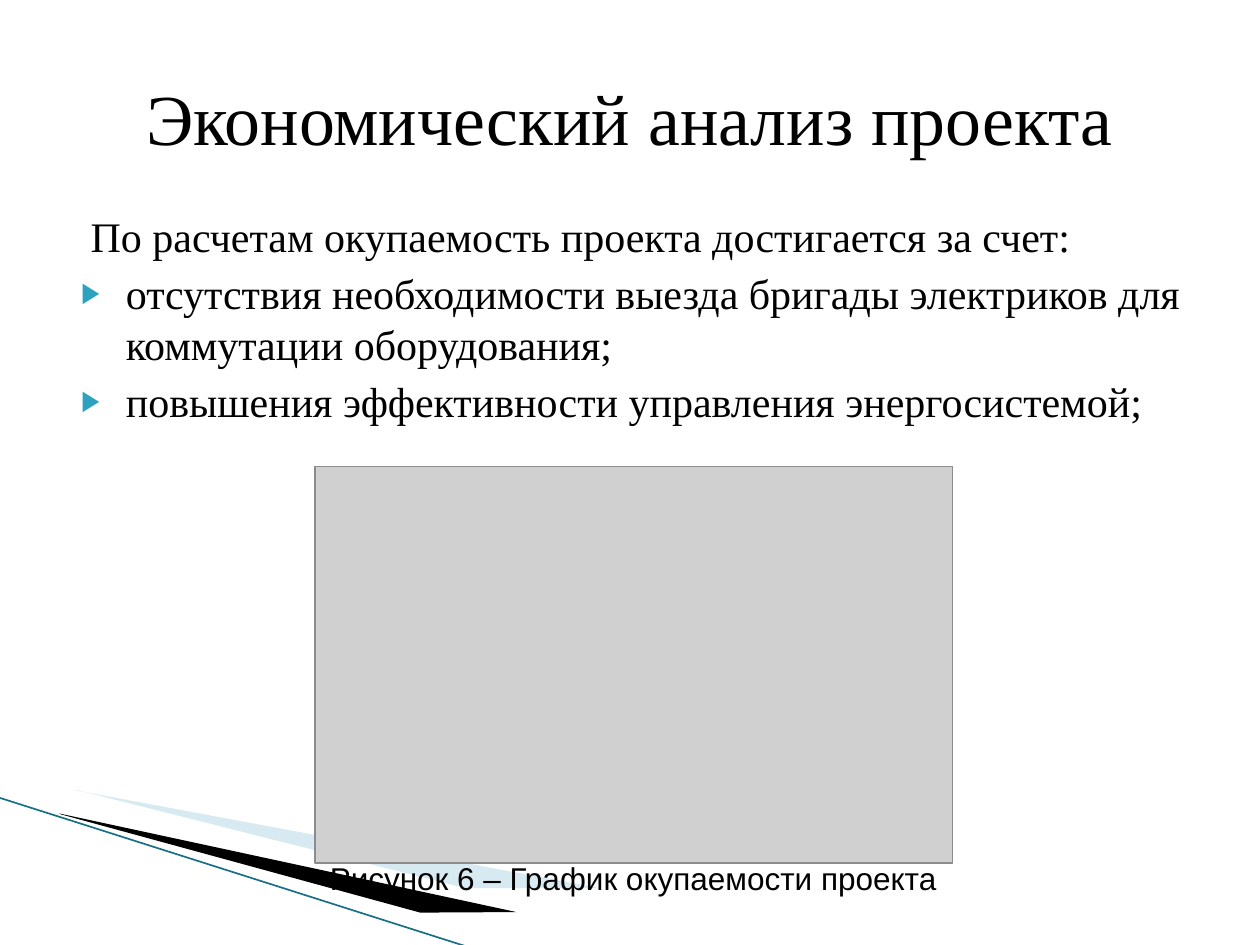
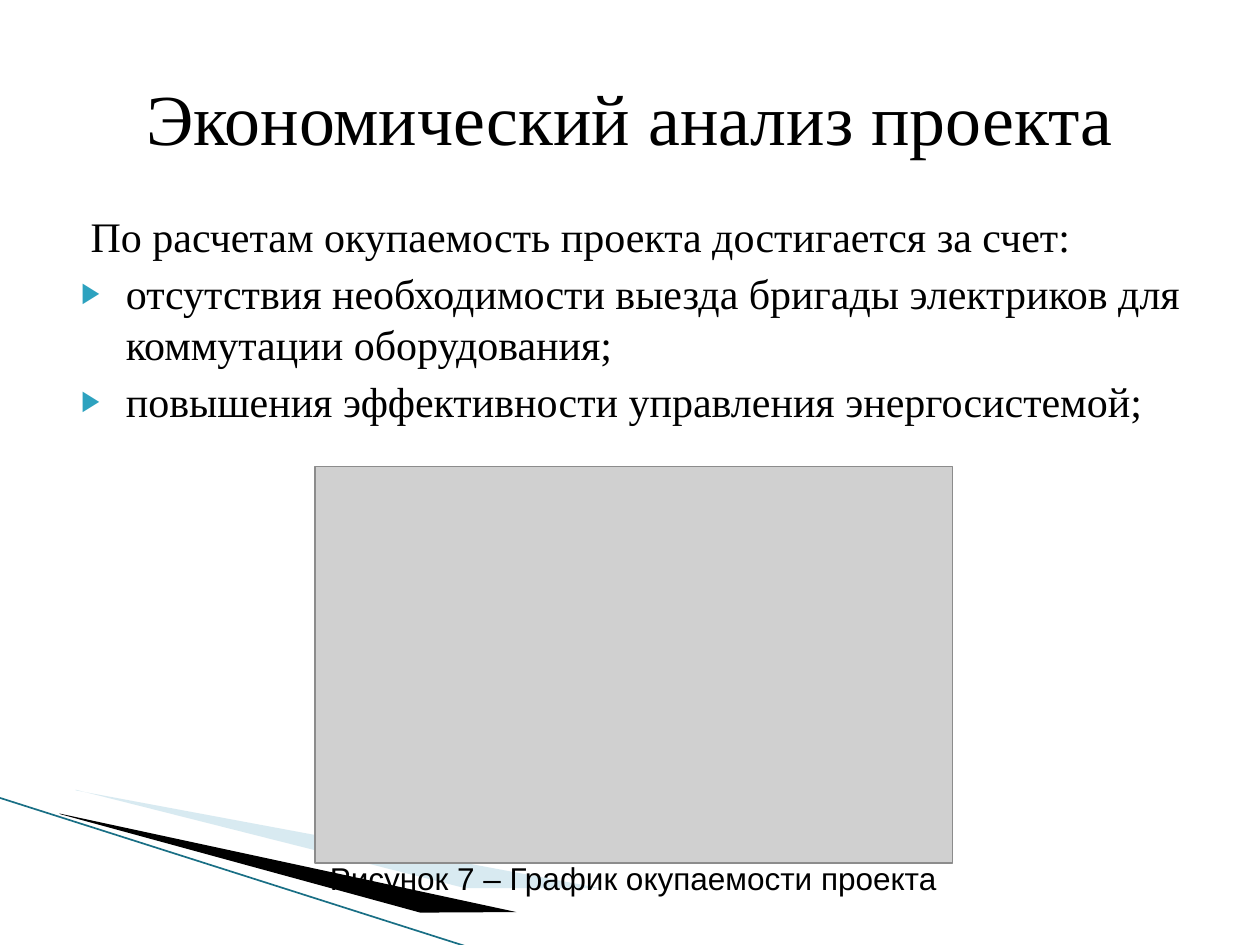
Before and after one commit to jejefferson/diploma, a slide deck: slide 14 of Защита/Презентация_к_защите.odp (slide 13 before the commit). Drawn at 1260x945 pixels with LibreOffice and Linux fonts; fonts in the diff are those of the drawing; grey boxes stand for pictures; background and template pictures are left out. Boxes give left, top, right and bottom in pixels: in the first picture for what was removed or moved away, otherwise in the second. Text is boxed around its words. In the diff, an @@ line names an element or a change of style, - is before the commit and + after.

```diff
--- a/Защита/Презентация_к_защите.odp
+++ b/Защита/Презентация_к_защите.odp
@@ text at [330,865,936,896]: text changed @@
-Рисунок 6 – График окупаемости проекта
+Рисунок 7 – График окупаемости проекта
```
Also in this commit, not shown: 1 other slide changed, 1 slide added, 2 other files.
